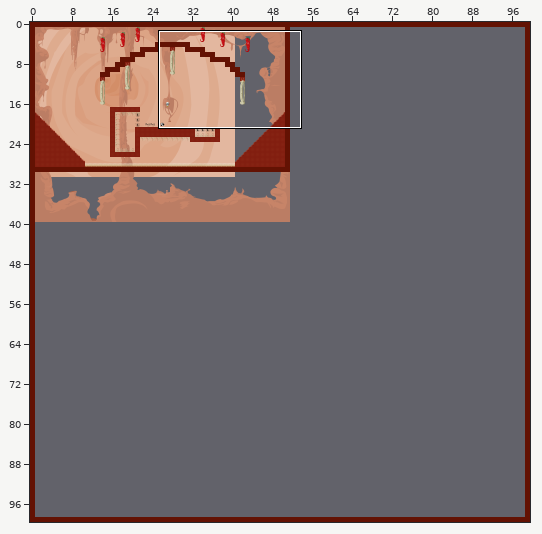
Tiled map -- data/assets/Maps/Football.tmx. Above, an overview of the earlier version with the close-up marked.
Close-up. As it was:
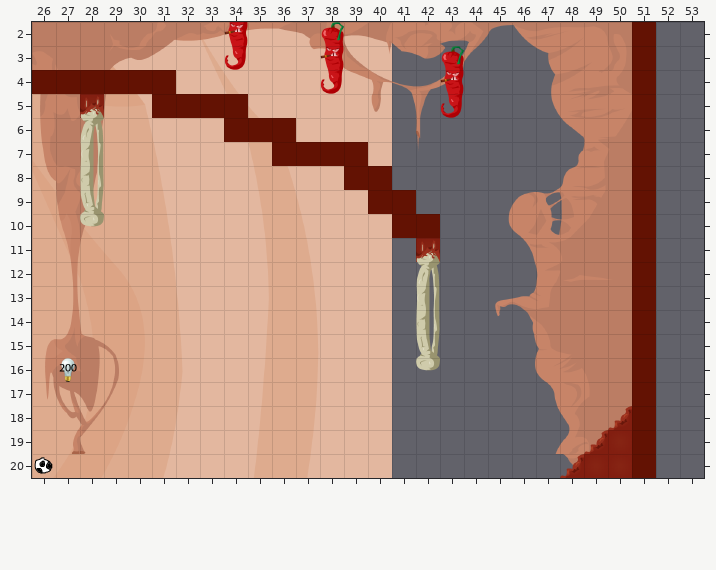
Cells are 64x64 px. Shown: x 26..53, y 2..20. The commit also changed other parts of the map, which this record leaves out.
The same view after the edit:
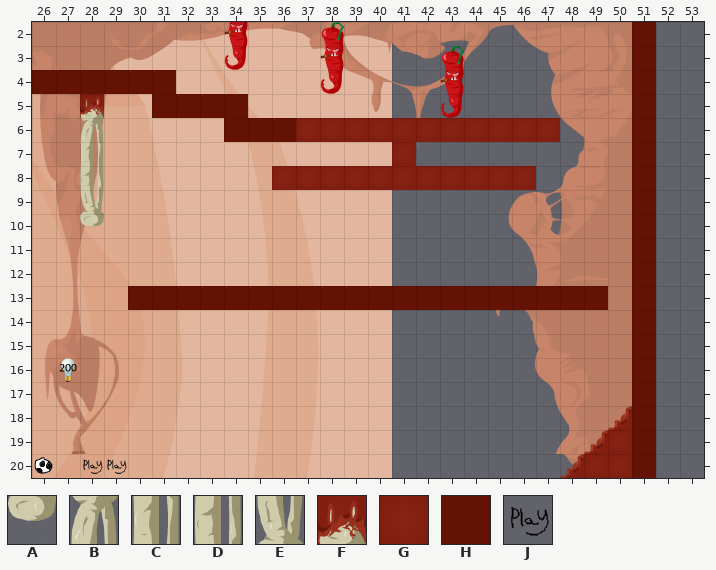
Key: from "BoneEnds": A 4 "Edge"; from "BoneVerticalThin": B 0 "Line", C 4, D 8, E 12; from "MeatBoneDown": F 0 "Block"; from "MeatEdible": G 0 "Block"; from "MeatNonEdible": H 0 "NonEdible"; from "Spawns": J 1.
_ is an empty cell.
Difference:
Layer "Level":
Tile H becomes tile G in row 8 at x 39 to 40.
The author put tile G in row 6 at x 37 to 47; in row 7 at x 41; in row 8 at x 36 to 38 and 41 to 46.
Tile C becomes tile H in row 13 at x 42.
The author put tile H in row 13 at x 30 to 41 and 43 to 49.
The edit erases tile A in row 16 at x 42.
The edit erases tile B in row 12 at x 42.
The edit erases tile D in row 14 at x 42.
The edit erases tile E in row 15 at x 42.
The edit erases tile F in row 11 at x 42.
The edit erases tile H in row 7 at x 36 to 39; in row 9 at x 40 to 41; in row 10 at x 41 to 42.
Layer "Flags":
The author put tile J in row 20 at x 28 to 29.
Where, in picture pixels (left, top, right, bottom), the same in both close-ups:
changed: (128, 118, 608, 371)
added: (83, 459, 127, 474)
